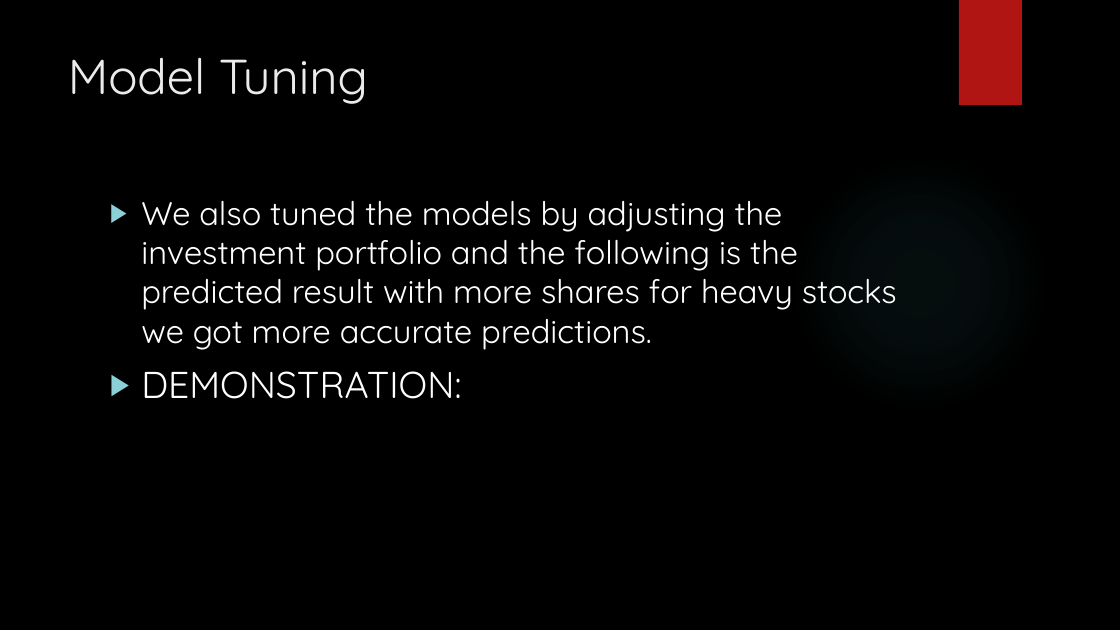
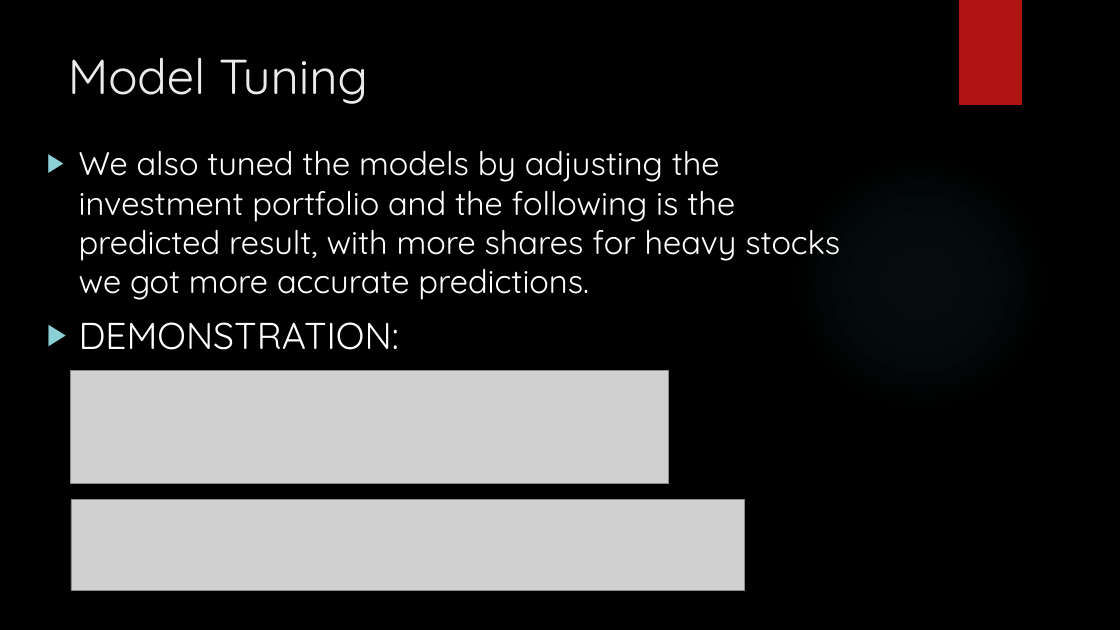
Before and after one commit to Damien-Nguyen/Analysis-of-Optimal-Investment-Portfolio, a slide deck: slide 7 of Stock Price Predictions & Analysis.pptx. Drawn at 1120x630 pixels with LibreOffice and Linux fonts; fonts in the diff are those of the drawing; grey boxes stand for pictures; background and template pictures are left out. Boxes give left, top, right and bottom in pixels: in the first picture for what was removed or moved away, otherwise in the second. Text is boxed around its words. In the diff, an @@ line names an element or a change of style, - is before the commit and + after.

```diff
--- a/Stock Price Predictions & Analysis.pptx
+++ b/Stock Price Predictions & Analysis.pptx
@@ text "We also tuned the models ...": place and size @@
-text "We also tuned the models ..." at <box>141,201,897,399</box>
+text "We also tuned the models ..." at <box>79,151,840,350</box>
@@ text at <box>79,151,840,300</box>: text changed @@
-▶ We also tuned the models by adjusting the investment portfolio and the following is the predicted result with more shares for heavy stocks we got more accurate predictions.
+▶ We also tuned the models by adjusting the investment portfolio and the following is the predicted result, with more shares for heavy stocks we got more accurate predictions.
@@ picture added at <box>71,371,669,483</box> @@
@@ picture added at <box>71,500,744,590</box> @@
```
Also in this commit, not shown: 2 other slides changed, 1 slide added, 1 other file.
